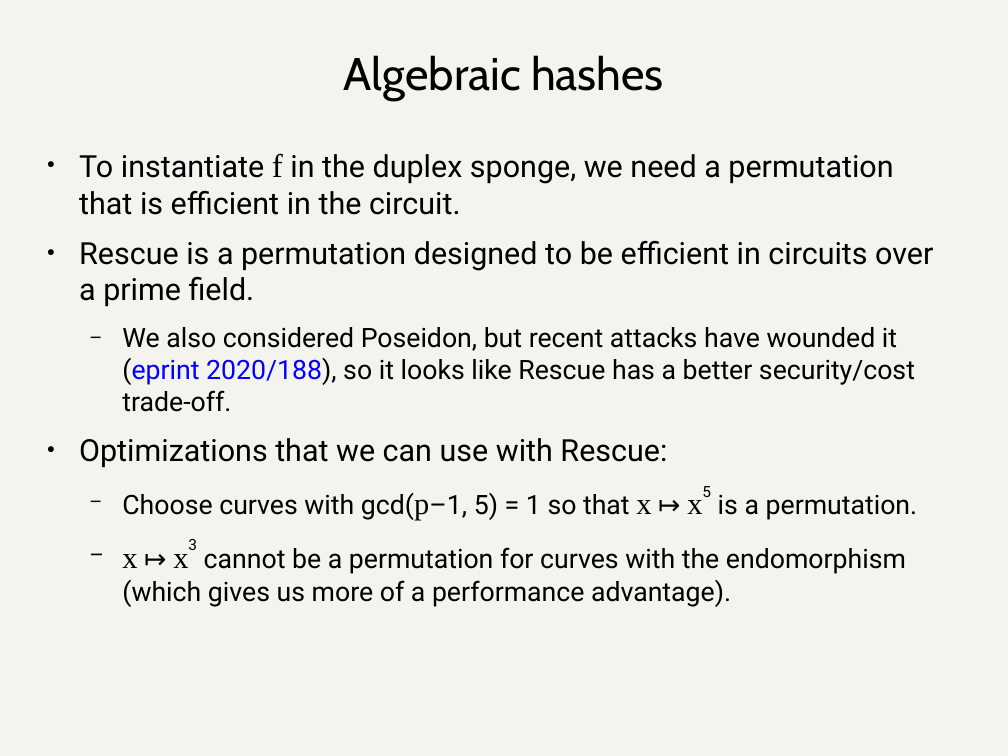
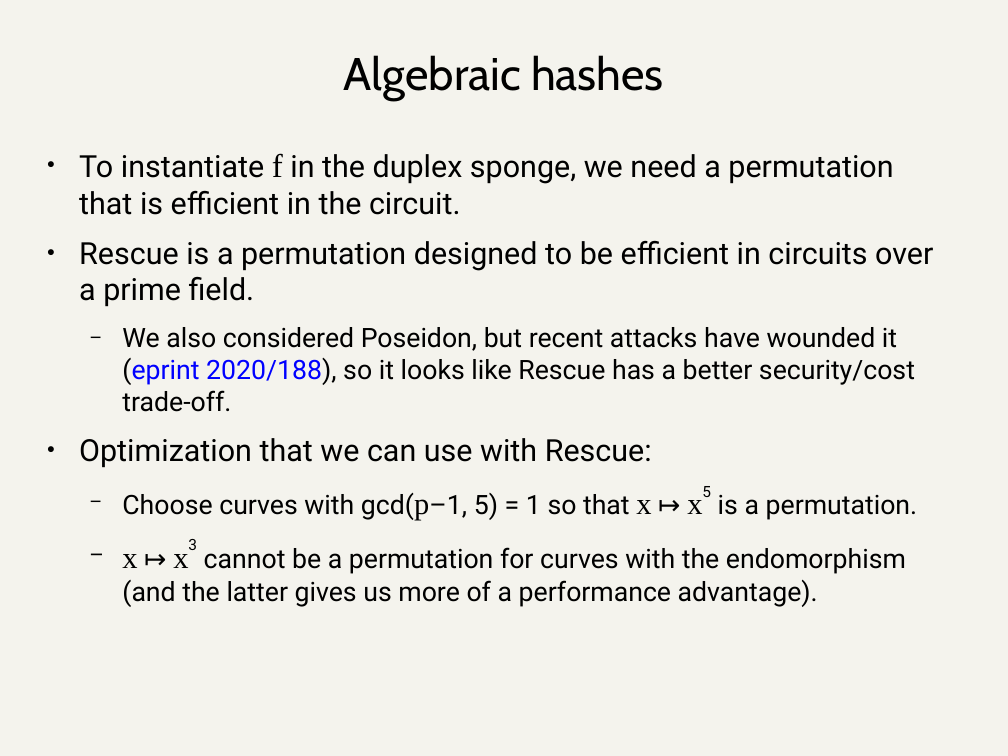
Before and after one commit to daira/halographs, a slide deck: slide 45 of halographs.odp (slide 43 before the commit). Drawn at 1008x756 pixels with LibreOffice and Linux fonts; fonts in the diff are those of the drawing. Boxes give left, top, right and bottom in pixels: in the first picture for what was removed or moved away, otherwise in the second. Text is boxed around its words. In the diff, an @@ line names an element or a change of style, - is before the commit and + after.

```diff
--- a/halographs.odp
+++ b/halographs.odp
@@ text at bbox=[79, 438, 652, 468]: text changed @@
-● Optimizations that we can use with Rescue:
+● Optimization that we can use with Rescue:
@@ text at bbox=[122, 547, 906, 607]: text changed @@
-  − x ↦ x3 cannot be a permutation for curves with the endomorphism (which gives us more of a performance advantage).
+  − x ↦ x3 cannot be a permutation for curves with the endomorphism (and the latter gives us more of a performance advantage).
```
Also in this commit, not shown: 4 other slides changed, 2 slides added, 5 other files.
